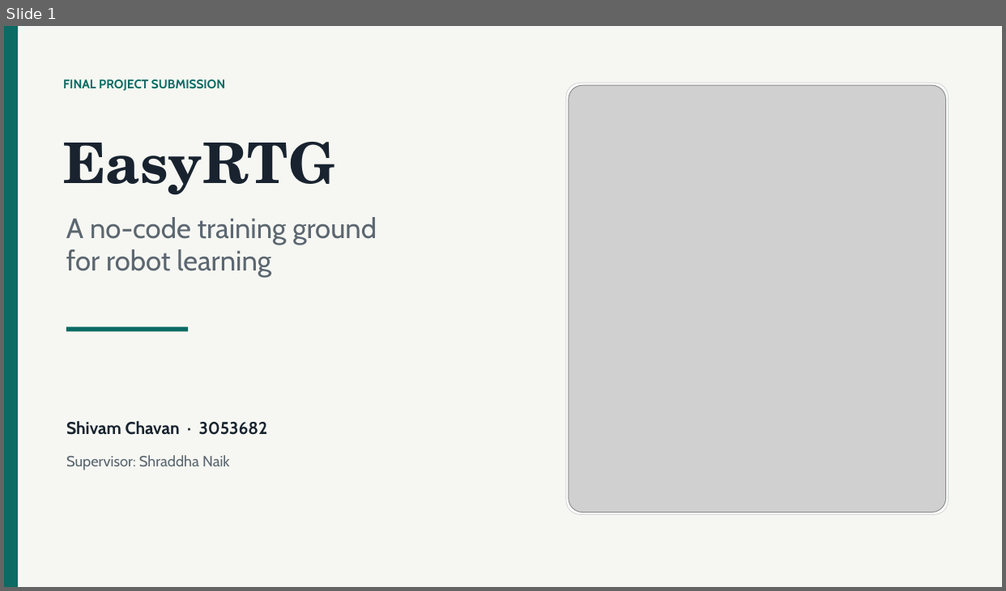
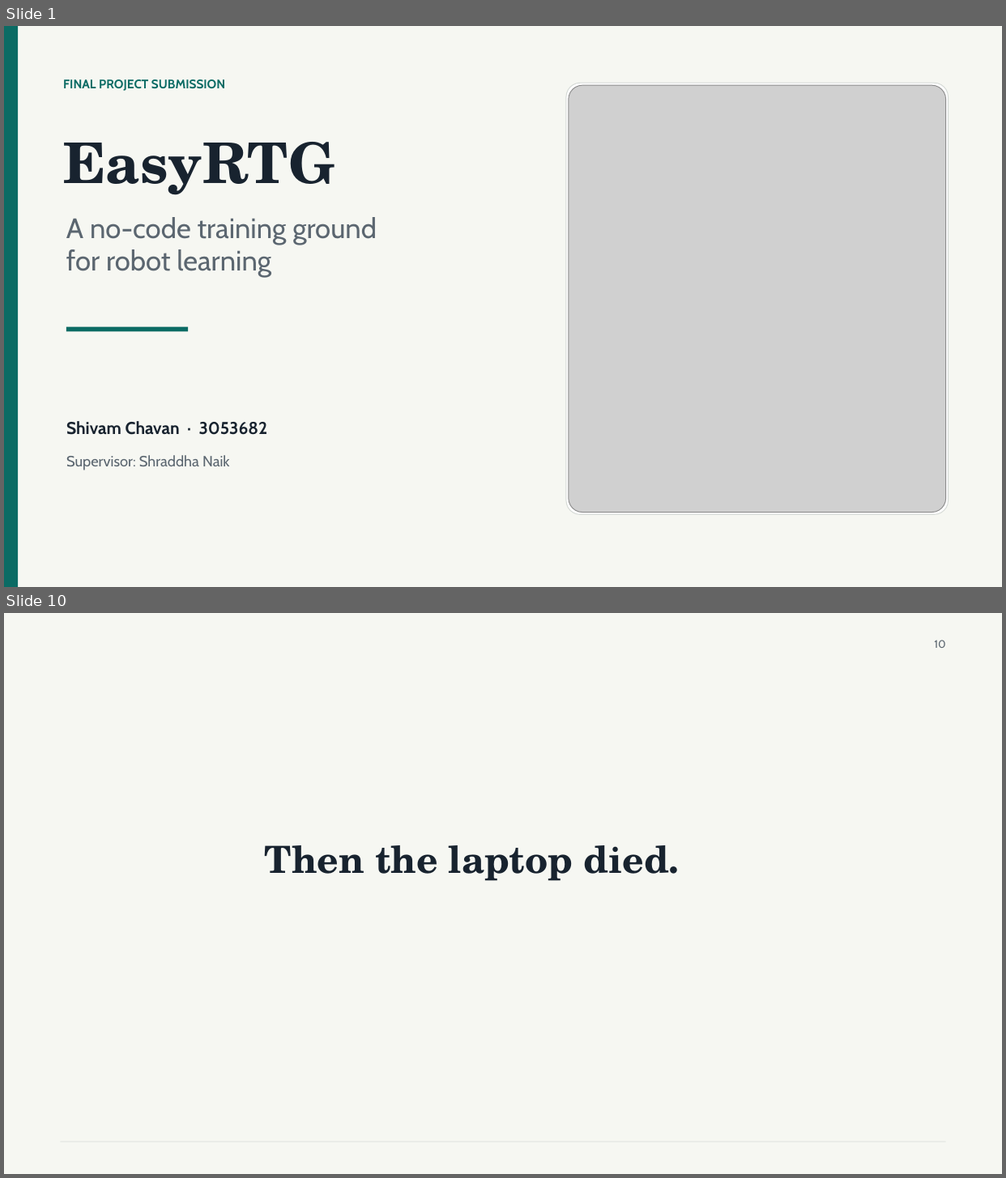
Before and after one commit to shivam675/rl-training-ground, a slide deck: EasyRTG_Final_Submission_Shivam_Chavan.pptx. Shown one above the other, each under a label of ours: slide 1 before the commit, slides 1 and 10 after it; the slides between them are not shown. The pictures are 1006x591 and 1006x1178 pixels, drawn with LibreOffice and Linux fonts; fonts in the diff are those of the drawing; grey boxes stand for pictures. Boxes give left, top, right and bottom in pixels: in the first picture for what was removed or moved away, otherwise in the second. Text is boxed around its words. In the diff, an @@ line names an element or a change of style, - is before the commit and + after.

```diff
--- a/EasyRTG_Final_Submission_Shivam_Chavan.pptx
+++ b/EasyRTG_Final_Submission_Shivam_Chavan.pptx
@@ slide 10 added at (4,613,1002,1174), background #F6F7F2 @@
@@ text added at (934,640,945,648), 10.5 pt, text #5B6670 @@
+10
@@ text added at (265,845,680,881), 36 pt, text #18232F, bold @@
+Then the laptop died.
@@ rectangle added at (60,1142,946,1142), fill #D5DAD6 @@
```
Also in this commit, not shown: 10 slides changed, 22 other slides added, 3 slides removed, 43 other files.
